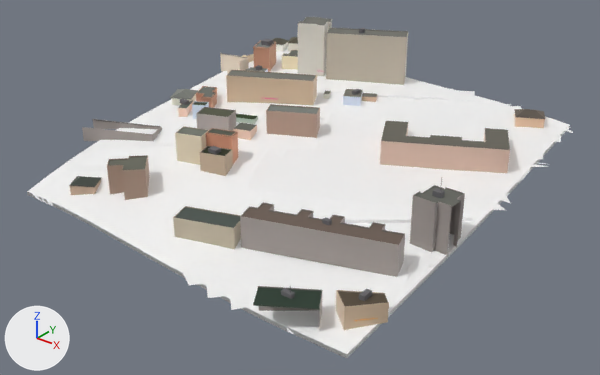
The glTF model public/tiles/0/-7_-7.glb: old version first, new version second.
The view is the same before and after, from a 50 mm lens placed at (-1350.0, 1267.0, 276.0), pointed at (-1658.0, 1652.0, 37.0). Every picture has the same lights, and +X, +Y and +Z are marked at lower left. The older version comes first. Where no turn or scale is listed for an object, it has been applied to the vertices. Vertices at exactly the same position are counted once.

The older version as bpy lines, for what is in view:
```python
me_t0__7__7 = bpy.data.meshes.new('t0_-7_-7')
me_t0__7__7.from_pydata(...)  # 8887 vertices, 14010 faces; spans x -142.0..142.0, y -140.0..140.0, z -45.0..45.0
me_t0__7__7.materials.append(mat_terrain)
me_t0__7__7.materials.append(mat_mark_a)
me_t0__7__7.materials.append(mat_mark_b)
me_t0__7__7.materials.append(mat_asphalt)
me_t0__7__7.materials.append(mat_pavement)
me_t0__7__7.materials.append(mat_curb)
me_t0__7__7.materials.append(mat_sidewalk)
me_t0__7__7.materials.append(mat_crossing)
me_t0__7__7.materials.append(mat_grass)
me_t0__7__7.materials.append(mat_dirt)
me_t0__7__7.materials.append(mat_facade)
me_t0__7__7.materials.append(mat_wall)
me_t0__7__7.materials.append(mat_shop)
me_t0__7__7.materials.append(mat_neon)
me_t0__7__7.materials.append(mat_facade_house)
me_t0__7__7.materials.append(mat_roof)
me_t0__7__7.materials.append(mat_facade_tuff)
me_t0__7__7.materials.append(mat_facade_modern)
me_t0__7__7.materials.append(mat_fence)
ob_t0__7__7 = bpy.data.objects.new('t0_-7_-7', me_t0__7__7)
ob_t0__7__7.location = (-1668.8, 1663.8, 69.5)
```
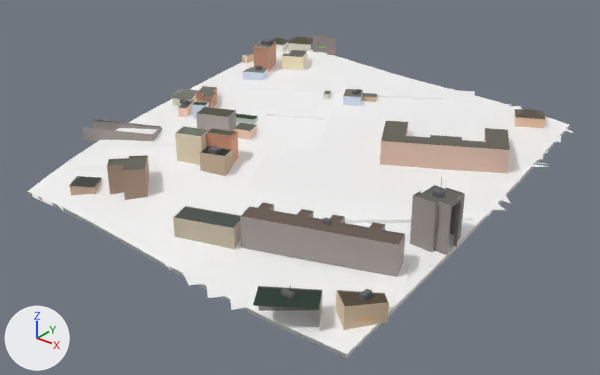
Where the newer file only moved an object's origin or applied its transform, the numbers keep the older frame.

Boxes (x1, y1, x2, y2) around the edits, measured in the pictures (600 x 375 px; the box of a moved part takes in the faces that stretch with it):
't0_-7_-7', reshaped: before (27, 17, 573, 358); after (27, 35, 573, 358)
part 1 of me_t0__7__7, deleted: before (220, 28, 408, 138)
part 2 of me_t0__7__7, cut back: before (298, 17, 375, 86); after (303, 52, 375, 86)
part 3 of me_t0__7__7, moved or reshaped: (459, 125, 570, 244) in both

What changed in the scene script:
```text
Change me_t0__7__7:
    used by ob_t0__7__7; location = (-1668.8, 1663.8, 69.5)
    remove me_t0__7__7.from_pydata(...)  # 8887 vertices, 14010 faces; spans x -142.0..142.0, y -140.0..140.0, z -45.0..45.0
    add me_t0__7__7.from_pydata(...)  # 8618 vertices, 13683 faces; spans x -142.0..142.0, y -140.0..140.0, z -45.0..26.0
    me_t0__7__7 part 1: 8 loose pieces with 169 vertices, spanning x -127.0..9.0, y 1.0..130.0, z -10.0..43.0, are deleted
    me_t0__7__7 part 2
    100 vertices are removed from x -83.0..-12.0, y 84.0..124.0, z 4.0..45.0
    153 faces are deleted
    1 vertex moves within x -12.0, y 98.0, z 4.0
    11 new faces join them, mat_terrain
    19 new faces join them, mat_pavement
    3 new faces join them, mat_sidewalk
    3 new faces join them, mat_facade_house
    me_t0__7__7 part 3
    17 faces are deleted
    17 new faces join them, mat_terrain
    other edits to the shape of me_t0__7__7 do not show in these pictures
    remove me_t0__7__7.materials.append(mat_facade_modern)
```
